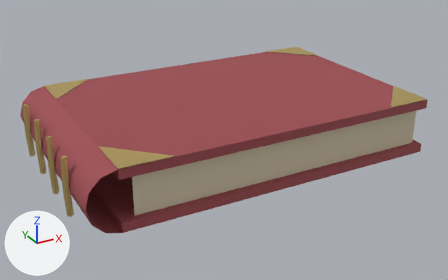
The FBX model Assets/HollowCurrent/Resources/Castle/BookClosed.fbx: old version first, new version second.
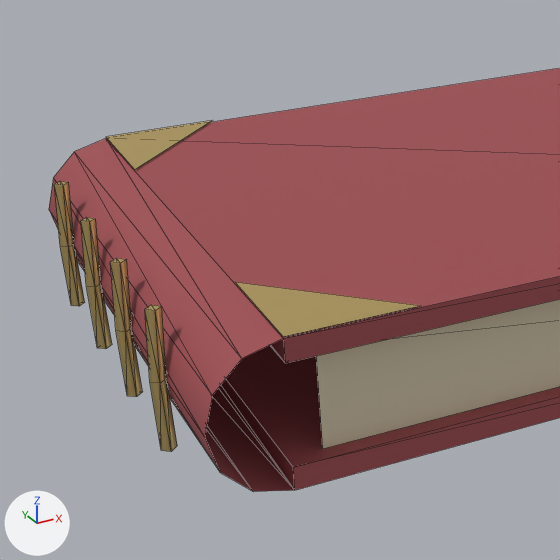
Each version appears first whole from a 50 mm camera at (-0.183, -0.325, 0.166) aimed at (-0.008, -0.007, 0.007), and next in a close-up on the part from 0% to 52% of the width and 10% to 94% of the height. Arrows for +X, +Y and +Z are at lower left; the lights stay in place. The first two pictures are the older version. The close-ups show mesh edges as thin lines. Where no turn or scale is listed for an object, it has been applied to the vertices. Vertices at exactly the same position are counted once.

Objects in the first close-up: 'BookClosed'.
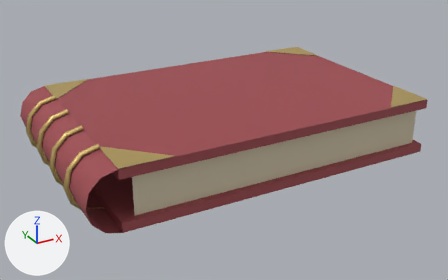
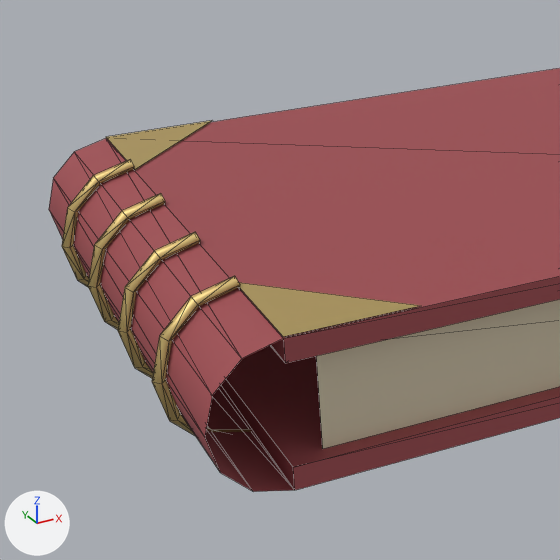
Changed parts and their boxes (x1, y1, x2, y2) in the close-ups (560 x 560 px):
part 1 of me_bookclosed, reshaped
    before: (54, 182, 177, 452)
    after: (62, 159, 251, 436)

Edits to the bpy script that builds the scene:
```text
Change me_bookclosed:
    used by ob_bookclosed; location = (0.0, 0.0, 0.0)
    remove me_bookclosed.from_pydata(...)  # 94 vertices, 118 faces; spans x -0.121..0.1, y -0.07..0.07, z 0.0..0.035
    add me_bookclosed.from_pydata(...)  # 158 vertices, 246 faces; spans x -0.12..0.1, y -0.07..0.07, z -0.003..0.038
    me_bookclosed part 1
    33 vertices are removed from x -0.121..-0.116, y -0.044..0.044, z 0.001..0.034
    70 faces are deleted
    4 vertices move from x -0.119..-0.118, y -0.012..0.016, z 0.001..0.034 to x -0.116..-0.115, y -0.014..0.016, z 0.008..0.027
    77 vertices are added at x -0.12..-0.1, y -0.044..0.044, z -0.003..0.038
    5 new vertices lie (0.007, 0.0, 0.007) away from vertices in x -0.118..-0.116, y -0.044..0.016, z 0.027..0.034
    5 new vertices lie (0.009, 0.0, 0.002) away from vertices in x -0.109, y -0.044..0.016, z 0.034
    5 new vertices lie (0.007, 0.0, -0.007) away from vertices in x -0.119..-0.116, y -0.044..0.012, z 0.008..0.017
    5 new vertices lie (0.009, 0.002, -0.004) away from vertices in x -0.109, y -0.044..0.012, z 0.001..0.003
    198 new faces join them, mat_castle_giltworn (yellow #d4bc7c)
```
